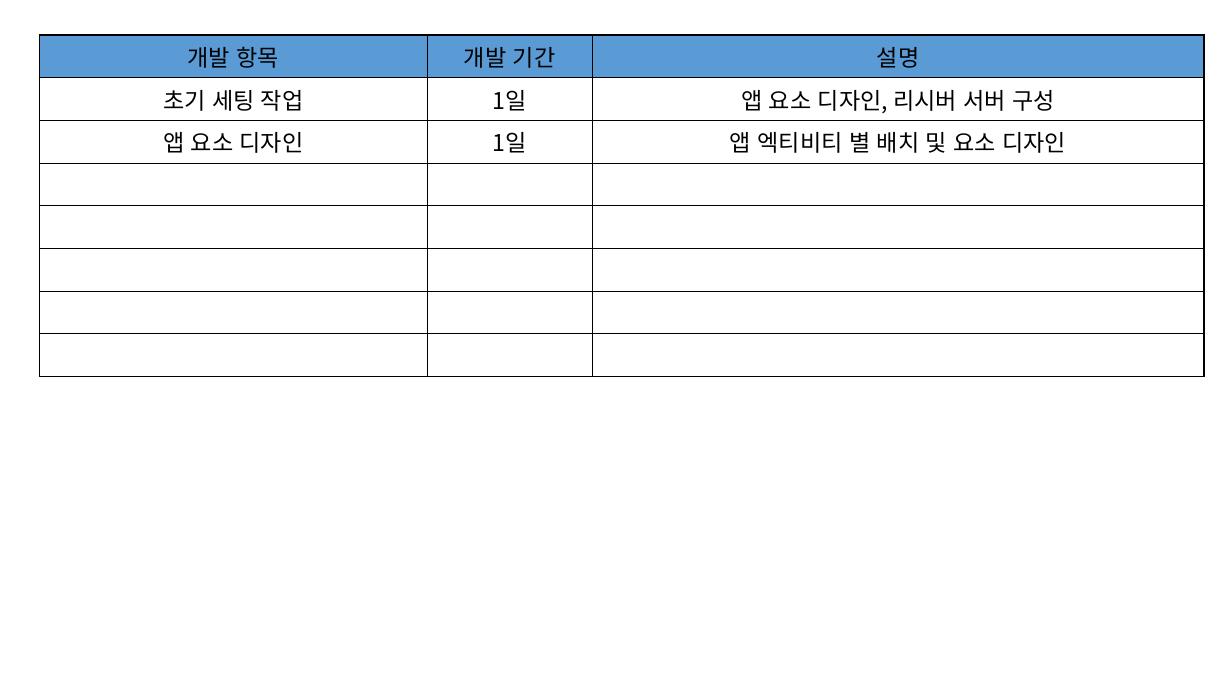
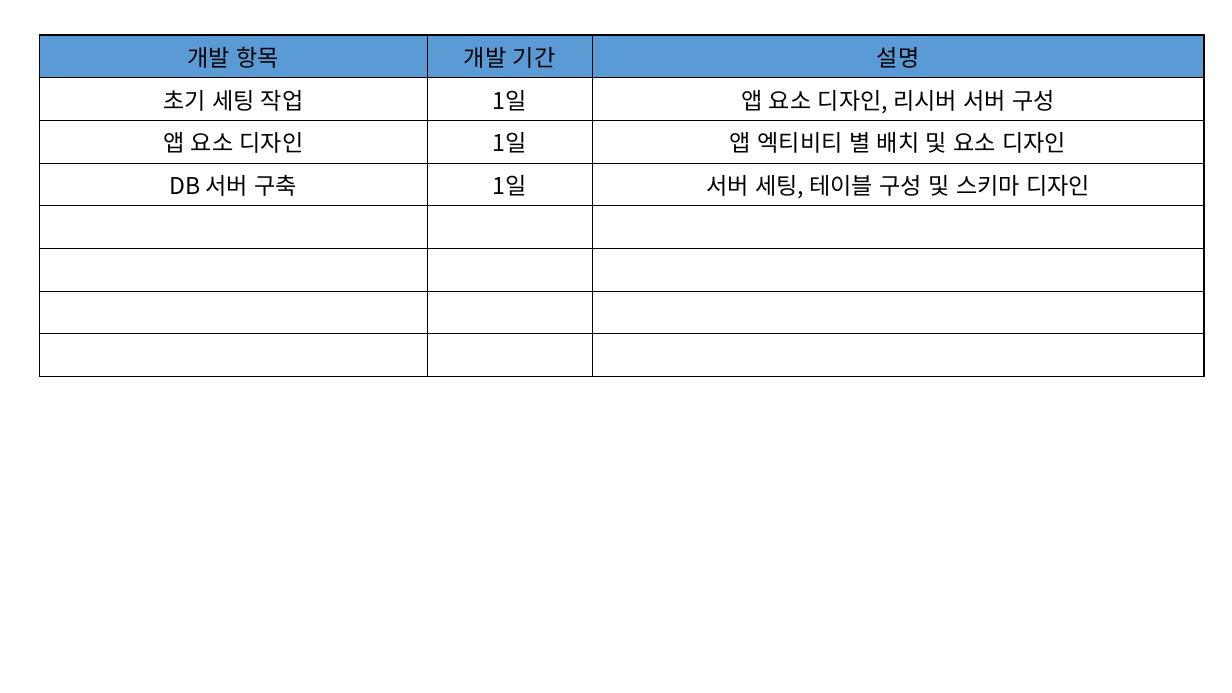
Before and after one commit to mrkimkim/AI_interview, a slide deck: slide 4 of Scatch.pptx. Drawn at 1232x693 pixels with LibreOffice and Linux fonts; fonts in the diff are those of the drawing. Boxes give left, top, right and bottom in pixels: in the first picture for what was removed or moved away, otherwise in the second. Text is boxed around its words. In the diff, an @@ line names an element or a change of style, - is before the commit and + after.

```diff
--- a/Scatch.pptx
+++ b/Scatch.pptx
@@ table at [40,35,1205,335] @@
+row 4: DB 서버 구축 | 1일 | 서버 세팅, 테이블 구성 및 스키마 디자인
-row 8:  |  | 
```
Also in this commit, not shown: 7 other files.
